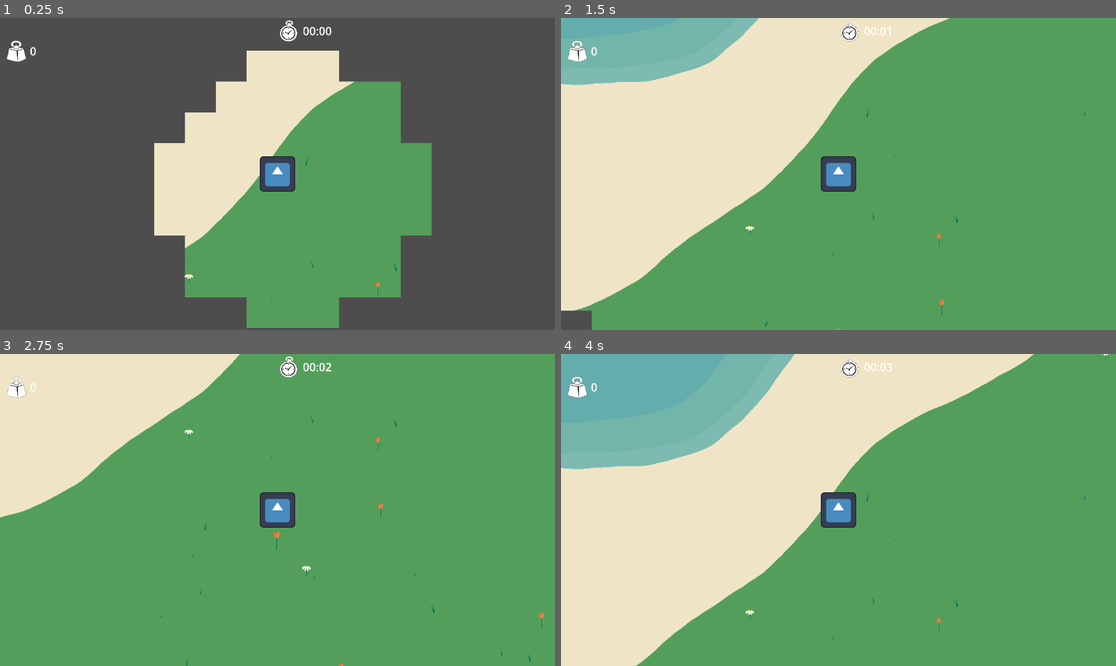
Above: before the commit, frames 1-4 (two rows, left to right).
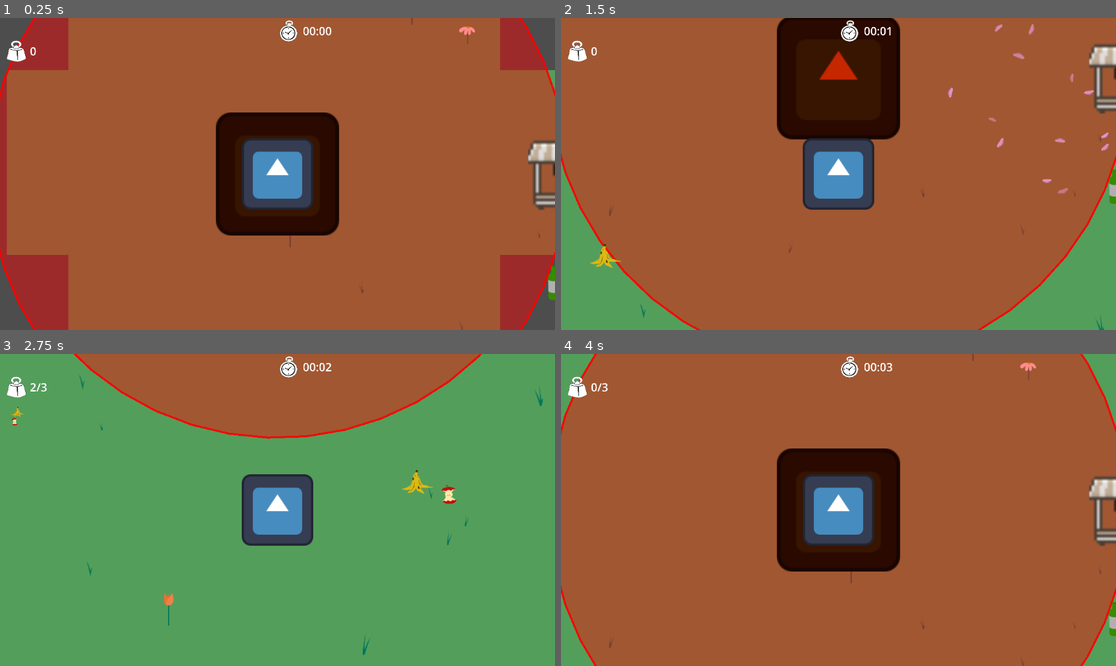
Above: after the commit, the same moments.

Repository: Lu-ni/upsi-jam-6
Game: Godot game, scene res://scenes/World.tscn
Two runs of this game, one before a commit and one after it. Both use one fixed random seed, a clock stepped at 60 frames per second and the inputs below. This scene is started directly instead of the project's main scene. The engine's default icon, where the game draws it, is replaced by a stand-in: a white triangle on a blue panel in a dark square.
Inputs:
- Up to frame 1 (0.25 s): no input
- Up to frame 2 (1.5 s): tap Enter at 0.5 s; hold Right (shop_right) 0.53-1.28 s; tap E (petals) at 0.6 s; tap Down (shop_buy) at 0.77 s; hold S (ui_down) from 1.28 s (still down); tap P at 1.35 s
- Up to frame 3 (2.75 s): tap Down (shop_buy) at 1.52 s; release S (ui_down) at 2.03 s; hold Right (shop_right) from 2.03 s (still down); tap X at 2.1 s
- Up to frame 4 (4 s): tap Space at 2.75 s; release Right (shop_right) at 2.78 s; hold W (ui_up) 2.78-3.53 s; tap R at 2.85 s; tap Down (shop_buy) at 3.02, 3.77 s; hold Left (shop_left) from 3.53 s (still down); tap E (petals) at 3.6 s

The runs differ from the first frame. In frame 1, 97% of the frame differs, in the area x 0-100%, y 0-100%; in frame 2, 93%; in frame 3, 26%; in frame 4, 98%.

Commit message:
da in spawner, starting to be a be tired... upsi

Diff:
--- a/globals/GlobalItemList.gd
+++ b/globals/GlobalItemList.gd
@@ -3,9 +3,9 @@
 var items: Dictionary[String, Item] = {}
 
 func _enter_tree() -> void:
-	add_item_to_list("Skabungle", Item.ITEM_TYPE.thingy, 100, 2, "res://assets/icons/pods.png")
-	add_item_to_list("Babakiki", Item.ITEM_TYPE.bajigy, 300, 5, "res://assets/icons/time.png")
-	add_item_to_list("Kungamingu", Item.ITEM_TYPE.bomboclat, 500, 1, "res://assets/icons/value.png")
+	add_item_to_list("Skabungle", Item.ITEM_TYPE.thingy, 100, 2, "res://assets/sprites/items-and-more/apple.svg")
+	add_item_to_list("Babakiki", Item.ITEM_TYPE.bajigy, 300, 5, "res://assets/sprites/items-and-more/banana-peal.svg")
+	add_item_to_list("Kungamingu", Item.ITEM_TYPE.bomboclat, 500, 1, "res://assets/sprites/items-and-more/bottle.svg")
 
 func add_item_to_list(name, type, value, weight, texture):
 	items[name] = Item.new()
--- a/scenes/MainScene.tscn
+++ b/scenes/MainScene.tscn
@@ -187,24 +187,31 @@
 
 [node name="Drop" parent="." unique_id=1198643905 instance=ExtResource("2_ibiss")]
 position = Vector2(280, 544)
+move_speed = 353
 
 [node name="Drop2" parent="." unique_id=2131232123 instance=ExtResource("2_ibiss")]
 position = Vector2(-374, 401)
+move_speed = 353
 
 [node name="Drop3" parent="." unique_id=1843587422 instance=ExtResource("2_ibiss")]
 position = Vector2(-782, 285)
+move_speed = 353
 
 [node name="Drop4" parent="." unique_id=1373959506 instance=ExtResource("2_ibiss")]
 position = Vector2(-625, -374)
+move_speed = 353
 
 [node name="Drop5" parent="." unique_id=1470386848 instance=ExtResource("2_ibiss")]
 position = Vector2(722, 380)
+move_speed = 353
 
 [node name="Drop6" parent="." unique_id=2020633068 instance=ExtResource("2_ibiss")]
 position = Vector2(716, -125)
+move_speed = 353
 
 [node name="Drop7" parent="." unique_id=1528787226 instance=ExtResource("2_ibiss")]
 position = Vector2(291, -368)
+move_speed = 353
 
 [node name="Shop3" parent="." unique_id=644990966 instance=ExtResource("3_c6dvc")]
 
--- a/scenes/Player.tscn
+++ b/scenes/Player.tscn
@@ -49,6 +49,7 @@
 texture = ExtResource("2_3li8b")
 
 [node name="Camera2D" type="Camera2D" parent="." unique_id=1720887917]
+zoom = Vector2(2, 2)
 
 [node name="Skeleton2D" type="Skeleton2D" parent="." unique_id=1963170893]
 
--- a/scenes/World.tscn
+++ b/scenes/World.tscn
@@ -4,6 +4,7 @@
 [ext_resource type="Script" uid="uid://d3gartxcwiibl" path="res://scripts/flowers.gd" id="2_7g83o"]
 [ext_resource type="PackedScene" uid="uid://bxbwud5tu2yaq" path="res://scenes/Player.tscn" id="2_32lhk"]
 [ext_resource type="Script" uid="uid://dy3x8dnsttnr6" path="res://scripts/grass.gd" id="3_d1c63"]
+[ext_resource type="Script" uid="uid://cy7vir71vjy74" path="res://scripts/base_spawner.gd" id="4_1lgw5"]
 
 [node name="World" type="Node2D" unique_id=1768956342]
 
@@ -20,4 +21,7 @@
 z_as_relative = false
 script = ExtResource("2_7g83o")
 
+[node name="BaseSpawner" type="Node2D" parent="." unique_id=88248557]
+script = ExtResource("4_1lgw5")
+
 [node name="Player" parent="." unique_id=657339320 instance=ExtResource("2_32lhk")]
--- a/scripts/base_spawner.gd
+++ b/scripts/base_spawner.gd
@@ -4,46 +4,52 @@
 #  Configuration
 # ─────────────────────────────────────────
 
-const LOOKUP_SIZE     := 500
+const LOOKUP_SIZE     := 5
+const CIRCLE_RADIUS   := 300
 const SEARCH_RADIUS   := 2000
 const SEARCH_ATTEMPTS := 500
+const DROP_COUNT      := 50
+const DROP_SPREAD     := 400
+
+const SHOP_SCENE            := preload("res://scenes/Shop.tscn")
+const HEAP_OF_GARBAGE_SCENE := preload("res://scenes/HeapOfGarbage.tscn")
+const DROP_SCENE            := preload("res://scenes/Drop.tscn")
 
 # ─────────────────────────────────────────
 #  State
 # ─────────────────────────────────────────
 
-var _world_map : Node = null
-var _marker    : Node2D = null
+var _world_map : Node    = null
+var _marker    : Node2D  = null
 
 # ─────────────────────────────────────────
 #  Lifecycle
 # ─────────────────────────────────────────
 
 func _ready() -> void:
-	# Defer so WorldMap and PlayerManager are fully initialized
 	call_deferred("_init_spawner")
 
 func _init_spawner() -> void:
 	_world_map = get_tree().root.find_child("WorldMap", true, false)
 	if not _world_map:
-		push_error("GrassSpotFinder: could not find 'WorldMap'.")
+		push_error("BaseSpawner: could not find 'WorldMap'.")
 		return
-	print("GrassSpotFinder: WorldMap found -> ", _world_map.name)
+	print("BaseSpawner: WorldMap found -> ", _world_map.name)
 
-	# Wait one extra frame for PlayerManager.player to be set
 	await get_tree().process_frame
 
-	var player := _get_player()
-	print("GrassSpotFinder: player -> ", player)
+	print("BaseSpawner: player -> ", _get_player())
 
 	var spot := _find_grass_spot()
-	print("GrassSpotFinder: spot found -> ", spot)
+	print("BaseSpawner: spot found -> ", spot)
 
 	if spot == Vector2.INF:
-		push_error("GrassSpotFinder: no pure-grass spot found after %d attempts." % SEARCH_ATTEMPTS)
+		push_error("BaseSpawner: no pure-grass spot found after %d attempts." % SEARCH_ATTEMPTS)
 		return
 
 	_draw_marker(spot)
+	_spawn_scenes(spot)
+	_spawn_drops(spot)
 	_teleport_player(spot)
 
 # ─────────────────────────────────────────
@@ -60,22 +66,51 @@
 			rng.randf_range(-SEARCH_RADIUS, SEARCH_RADIUS)
 		)
 		var biome : String = _world_map.get_biome_at(candidate)
-
 		if i < 5:
-			print("GrassSpotFinder: attempt %d candidate=%s biome=%s" % [i, candidate, biome])
+			print("BaseSpawner: attempt %d candidate=%s biome=%s" % [i, candidate, biome])
 		if _is_all_grass(candidate):
 			return candidate
 
 	return Vector2.INF
 
 func _is_all_grass(center: Vector2) -> bool:
-	var step := 10
+	var step := 4
 	var half  := LOOKUP_SIZE
 	for dx in range(-half, half + 1, step):
 		for dy in range(-half, half + 1, step):
 			if _world_map.get_biome_at(center + Vector2(dx, dy)) != "grass":
 				return false
 	return true
+
+# ─────────────────────────────────────────
+#  Scene Spawning
+# ─────────────────────────────────────────
+
+func _spawn_scenes(spot: Vector2) -> void:
+	var heap := HEAP_OF_GARBAGE_SCENE.instantiate()
+	heap.global_position = spot
+	add_child(heap)
+	print("BaseSpawner: HeapOfGarbage spawned at ", spot)
+
+	var shop := SHOP_SCENE.instantiate()
+	shop.global_position = spot + Vector2(CIRCLE_RADIUS, 0)
+	add_child(shop)
+	print("BaseSpawner: Shop spawned at ", shop.global_position)
+
+func _spawn_drops(spot: Vector2) -> void:
+	var rng := RandomNumberGenerator.new()
+	rng.randomize()
+
+	for i in range(DROP_COUNT):
+		var angle    : float = rng.randf_range(0.0, TAU)
+		var distance : float = rng.randf_range(float(CIRCLE_RADIUS), float(CIRCLE_RADIUS) + DROP_SPREAD)
+		var offset   := Vector2(cos(angle), sin(angle)) * distance
+
+		var drop := DROP_SCENE.instantiate()
+		drop.global_position = spot + offset
+		add_child(drop)
+
+	print("BaseSpawner: %d drops spawned around %s" % [DROP_COUNT, spot])
 
 # ─────────────────────────────────────────
 #  Marker Drawing
@@ -85,22 +120,31 @@
 	if _marker:
 		_marker.queue_free()
 
+	# Draw directly on this node so global_position is world_pos
 	_marker = Node2D.new()
-	_marker.global_position = world_pos
+	_marker.position = world_pos
 	add_child(_marker)
-	print("GrassSpotFinder: marker placed at ", world_pos)
 
+	# Use a script on the marker itself to draw
 	var canvas := _MarkerCanvas.new()
-	canvas.lookup_size = LOOKUP_SIZE
+	canvas.circle_radius = CIRCLE_RADIUS
+	canvas.position = Vector2.ZERO
 	_marker.add_child(canvas)
+	canvas.queue_redraw()
+
+	print("BaseSpawner: marker placed at ", world_pos)
+
+# ─────────────────────────────────────────
+#  Player
+# ─────────────────────────────────────────
 
 func _teleport_player(world_pos: Vector2) -> void:
 	var player := _get_player()
 	if player:
 		player.global_position = world_pos
-		print("GrassSpotFinder: player teleported to ", world_pos)
+		print("BaseSpawner: player teleported to ", world_pos)
 	else:
-		push_error("GrassSpotFinder: player is null, cannot teleport.")
+		push_error("BaseSpawner: player is null, cannot teleport.")
 
 func _get_player() -> Node2D:
 	if PlayerManager and PlayerManager.player:
@@ -112,10 +156,10 @@
 # ─────────────────────────────────────────
 
 class _MarkerCanvas extends Node2D:
-	var lookup_size : int = 5
+	var circle_radius : int = 30
 
 	func _draw() -> void:
-		var r   := float(lookup_size)
+		var r   := float(circle_radius)
 		var col := Color(1, 0, 0, 0.45)
 		var rim := Color(1, 0, 0, 1.0)
 		draw_circle(Vector2.ZERO, r, col)
--- a/scripts/drop.gd
+++ b/scripts/drop.gd
@@ -16,7 +16,7 @@
 	var key = keys[rand_index]
 	item = GlobalItemList.items[key]
 
-	$Sprite2D.scale = Vector2(0.2, 0.2)
+	$Sprite2D.scale = Vector2(0.4, 0.4)
 	get_player()
 	set_sprite()
 
@@ -30,7 +30,11 @@
 	var to_target := target.global_position - global_position
 	var dist := to_target.length()
 
-	if PlayerInfo.inventory.size() >= GameInfo.max_inventory: return
+	if PlayerInfo.inventory.size() >= GameInfo.max_inventory:
+		entered_range = false
+		target = null
+		lerp(velocity, Vector2.ZERO, 0.1)
+		return
 
 	if entered_range or dist <= pickup_range:
 		entered_range = true
--- a/scripts/heap_of_garbage.gd
+++ b/scripts/heap_of_garbage.gd
@@ -33,7 +33,7 @@
 
 	var sprite: Sprite2D = Sprite2D.new()
 	sprite.texture = PlayerInfo.inventory[0].texture
-	sprite.scale = Vector2.ONE * 0.25
+	sprite.scale = Vector2.ONE * 0.4
 
 	get_parent().add_child(sprite)
 
@@ -55,9 +55,21 @@
 	# spin while moving
 	tween.parallel().tween_property(
 		sprite,
+		"scale",
+		Vector2(1.5,1.5), # two full spins
+		0.2
+	)
+	tween.parallel().tween_property(
+		sprite,
 		"rotation_degrees",
-		720.0, # two full spins
+		randi() % 240 - 120, # two full spins
 		0.5
 	)
+	tween.parallel().tween_property(
+		sprite,
+		"scale",
+		Vector2(0.5,0.5), # two full spins
+		0.3
+	).set_delay(0.25)
 
 	tween.tween_callback(sprite.queue_free)
Not shown, added: assets/sprites/items-and-more/apple.svg.import
Not shown, added: assets/sprites/items-and-more/banana-peal.svg.import
Not shown, added: assets/sprites/items-and-more/bottle.svg.import
Not shown, added: assets/sprites/items-and-more/chicken-meat.svg.import
Not shown, added: assets/sprites/items-and-more/cotton-candy.svg.import
Not shown, added: assets/sprites/items-and-more/gameboy.svg.import
Not shown, added: assets/sprites/items-and-more/hamburger.svg.import
Not shown, added: assets/sprites/items-and-more/raccon-back.svg.import
Not shown, added: assets/sprites/items-and-more/raccon-front.svg.import
Not shown, added: assets/sprites/items-and-more/raccoon-side.svg.import
Not shown, added: assets/sprites/items-and-more/tires1.svg.import
Not shown, added: assets/sprites/items-and-more/tires2.svg.import
(and 6 more such lines)
